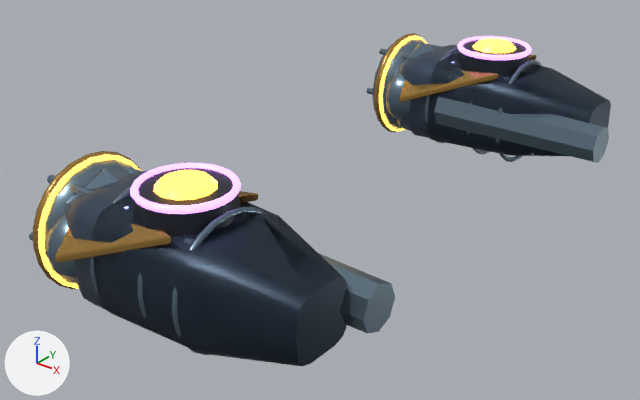
The glTF model art/blender/fittings/glacier/engine.glb, before and after one commit.
The view is the same before and after, from a camera (50 mm lens) standing at (8.3, -35.4, 18.4) and looking at (-18.1, -2.4, -2.0). Every picture has the same lights, and +X, +Y and +Z are marked at lower left. The older version comes first. Where no turn or scale is listed for an object, it has been applied to the vertices.

The first picture shows 'e_fusion Brushed fitting edges', 'e_fusion Fitting gunmetal', 'e_fusion Fusion amber core', 'e_fusion Machined graphite', 'e_fusion e_fusion emitter', 'e_ion Brushed fitting edges', 'e_nova Brushed fitting edges', 'e_nova Champagne gold edging', 'e_nova Fitting gunmetal', 'e_nova e_nova emitter', 'e_twin Brushed fitting edges'.
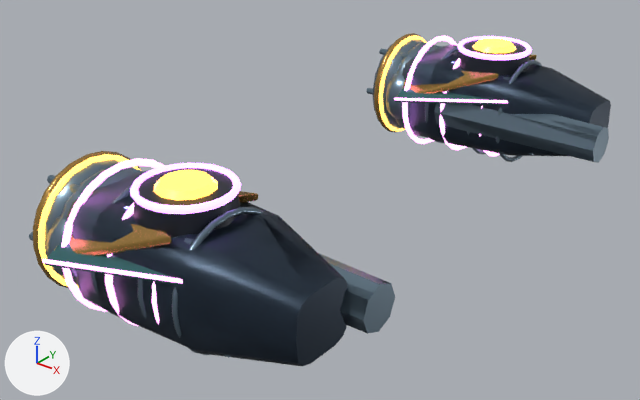
What differs and where, as boxes (x1, y1, x2, y2) in the pictures (640 x 400 px):
```json
{"object": "e_phantom e_phantom emitter", "change": "added", "after": [42, 35, 508, 326]}
{"object": "e_phantom Brushed fitting edges", "change": "added", "after": [61, 43, 601, 284], "on screen": "mostly hidden"}
{"object": "e_fusion e_fusion emitter", "change": "surface changed", "before": [130, 36, 532, 214], "after": [130, 36, 532, 214]}
{"object": "e_phantom Phantom blue-black enamel", "change": "added", "after": [44, 86, 507, 285], "on screen": "mostly hidden"}
{"object": "e_nova e_nova emitter", "change": "surface changed", "before": [38, 35, 427, 289], "after": [38, 35, 427, 289]}
{"object": "e_fusion Brushed fitting edges", "change": "unchanged, covered by the edit", "before": [64, 43, 601, 358], "after": [224, 153, 533, 358]}
```

Edits to the scene script, one JSON object a line:
```json
{"op": "set", "path": "mat_e_fusion_emitter.emission_strength", "old": "2.1", "new": "2.8"}
{"op": "set", "path": "mat_e_nova_emitter.emission_strength", "old": "2.1", "new": "2.8"}
{"op": "add", "block": "mat_phantom_blue_black_enamel", "code": ["mat_phantom_blue_black_enamel = principled_material('Phantom blue-black enamel')", "mat_phantom_blue_black_enamel.base_color = (0.048, 0.17, 0.18)  # dark cyan #3e7376", "mat_phantom_blue_black_enamel.metallic = 0.59", "mat_phantom_blue_black_enamel.roughness = 0.26"]}
{"op": "add", "block": "mat_e_phantom_emitter", "code": ["mat_e_phantom_emitter = principled_material('e_phantom emitter')", "mat_e_phantom_emitter.base_color = (1.0, 0.32, 0.86)  # pink #ff99ef", "mat_e_phantom_emitter.metallic = 0.1", "mat_e_phantom_emitter.roughness = 0.28", "mat_e_phantom_emitter.emission_color = (1.0, 0.32, 0.86)  # pink #ff99ef", "mat_e_phantom_emitter.emission_strength = 2.8"]}
{"op": "add", "block": "me_phase_vane", "code": ["me_phase_vane = bpy.data.meshes.new('Phase vane')", "me_phase_vane.from_pydata(...)  # 224 vertices, 432 faces; spans x -3.7..3.7, y -17.3..17.3, z -1.0..1.0", "me_phase_vane.materials.append(mat_phantom_blue_black_enamel)  # dark cyan #3e7376"]}
{"op": "add", "block": "me_hot_inner_lip_010", "code": ["me_hot_inner_lip_010 = bpy.data.meshes.new('Hot inner lip.010')", "me_hot_inner_lip_010.from_pydata(...)  # 1264 vertices, 2536 faces; spans x -4.1..4.1, y -17.4..17.4, z -3.6..3.6", "me_hot_inner_lip_010.materials.append(mat_e_phantom_emitter)  # pink #ff99ef, glowing pink #ff99ef"]}
{"op": "add", "block": "me_load_bearing_trunnion_008", "code": ["me_load_bearing_trunnion_008 = bpy.data.meshes.new('Load-bearing trunnion.008')", "me_load_bearing_trunnion_008.from_pydata(...)  # 224 vertices, 440 faces; spans x -7.0..7.0, y -16.0..16.0, z -3.0..3.0", "me_load_bearing_trunnion_008.materials.append(mat_brushed_fitting_edges)  # greyish blue #6c8190"]}
{"op": "add", "block": "ob_e_phantom_phantom_blue_black_enamel", "code": ["ob_e_phantom_phantom_blue_black_enamel = bpy.data.objects.new('e_phantom Phantom blue-black enamel', me_phase_vane)", "ob_e_phantom_phantom_blue_black_enamel.location = (-17.66, 0.0, 0.71)"]}
{"op": "add", "block": "ob_e_phantom_e_phantom_emitter", "code": ["ob_e_phantom_e_phantom_emitter = bpy.data.objects.new('e_phantom e_phantom emitter', me_hot_inner_lip_010)", "ob_e_phantom_e_phantom_emitter.location = (-18.01, 0.0, -0.65)"]}
{"op": "add", "block": "ob_e_phantom_brushed_fitting_edges", "code": ["ob_e_phantom_brushed_fitting_edges = bpy.data.objects.new('e_phantom Brushed fitting edges', me_load_bearing_trunnion_008)", "ob_e_phantom_brushed_fitting_edges.location = (-15.35, 0.0, -0.65)"]}
```
